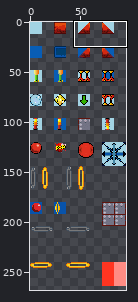
Sprite sheet: images/sprite.png. The picture above shows the old version from afar; the outline marks the close-up.
Close-up. Old version:
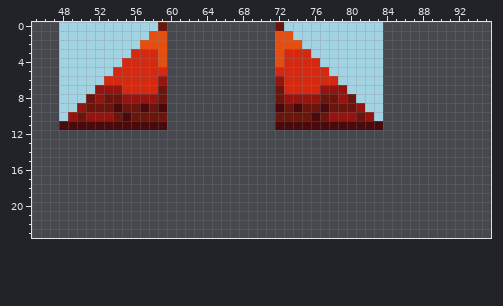
The file is 96x360 pixels. Colours within 5 levels of each other are drawn and written as one. Shown: x 45..95, y 0..23. The wide view leaves out empty margins.
The same view after the edit:
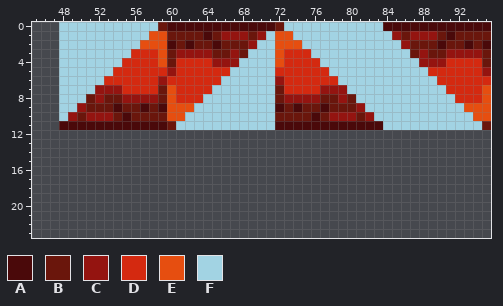
Palette (. is transparent): A #4a090a  B #6a160c  C #941410  D #d42910  E #e64e10  F #a2d3e3
Edits made:
The author put colour A in row 0 at x 60 to 71 and 84 to 95; in row 1 at x 64 and 91; in row 2 at x 60, 62, 65, 90, 93 and 95.
The author put colour B in row 1 at x 60 to 63, 65, 69, 86, 90 and 92 to 95; in row 2 at x 61, 63 to 64, 66 to 68, 87 to 89, 91 to 92 and 94; in row 3 at x 60, 65 to 66, 68, 87, 89 to 90 and 95; in row 4 at x 60 and 95; in row 11 at x 60 and 95.
The author put colour C in row 1 at x 66 to 68, 70, 85 and 87 to 89; in row 2 at x 69 and 86; in row 3 at x 61 to 64, 67, 88 and 91 to 94; in row 4 at x 65 to 67 and 88 to 90; in row 5 at x 60 and 95.
The author put colour D in row 4 at x 61 to 64 and 91 to 94; in row 5 at x 61 to 66 and 89 to 94; in row 6 at x 60 to 65 and 90 to 95; in row 7 at x 61 to 64 and 91 to 94; in row 8 at x 61 to 63 and 92 to 94.
The author put colour E in rows 7 to 8 at x 60 and 95; in row 9 at x 60 to 62 and 93 to 95; in row 10 at x 60 to 61 and 94 to 95.
The author put colour F in row 1 at x 71 and 84; in row 2 at x 70 to 71 and 84 to 85; in row 3 at x 69 to 71 and 84 to 86; in row 4 at x 68 to 71 and 84 to 87; in row 5 at x 67 to 71 and 84 to 88; in row 6 at x 66 to 71 and 84 to 89.
The author put colour F in row 7 at x 65 to 71 and 84 to 90; in row 8 at x 64 to 71 and 84 to 91; in row 9 at x 63 to 71 and 84 to 92; in row 10 at x 62 to 71 and 84 to 93; in row 11 at x 61 to 71 and 84 to 94.
Pixel boxes of the changes (left, top, right, bottom) in both close-ups:
added: (167, 22, 275, 130)
added: (383, 22, 491, 130)
